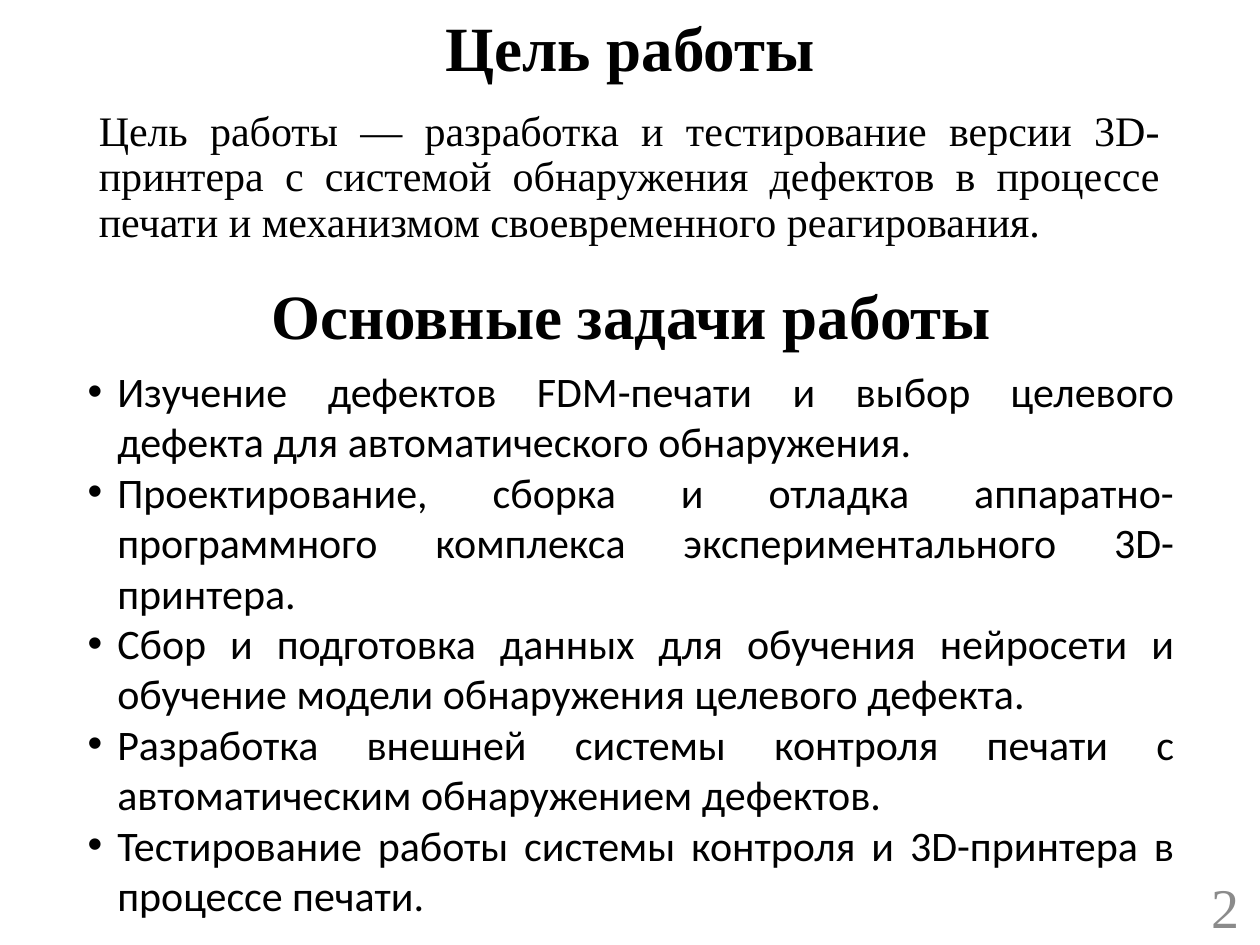
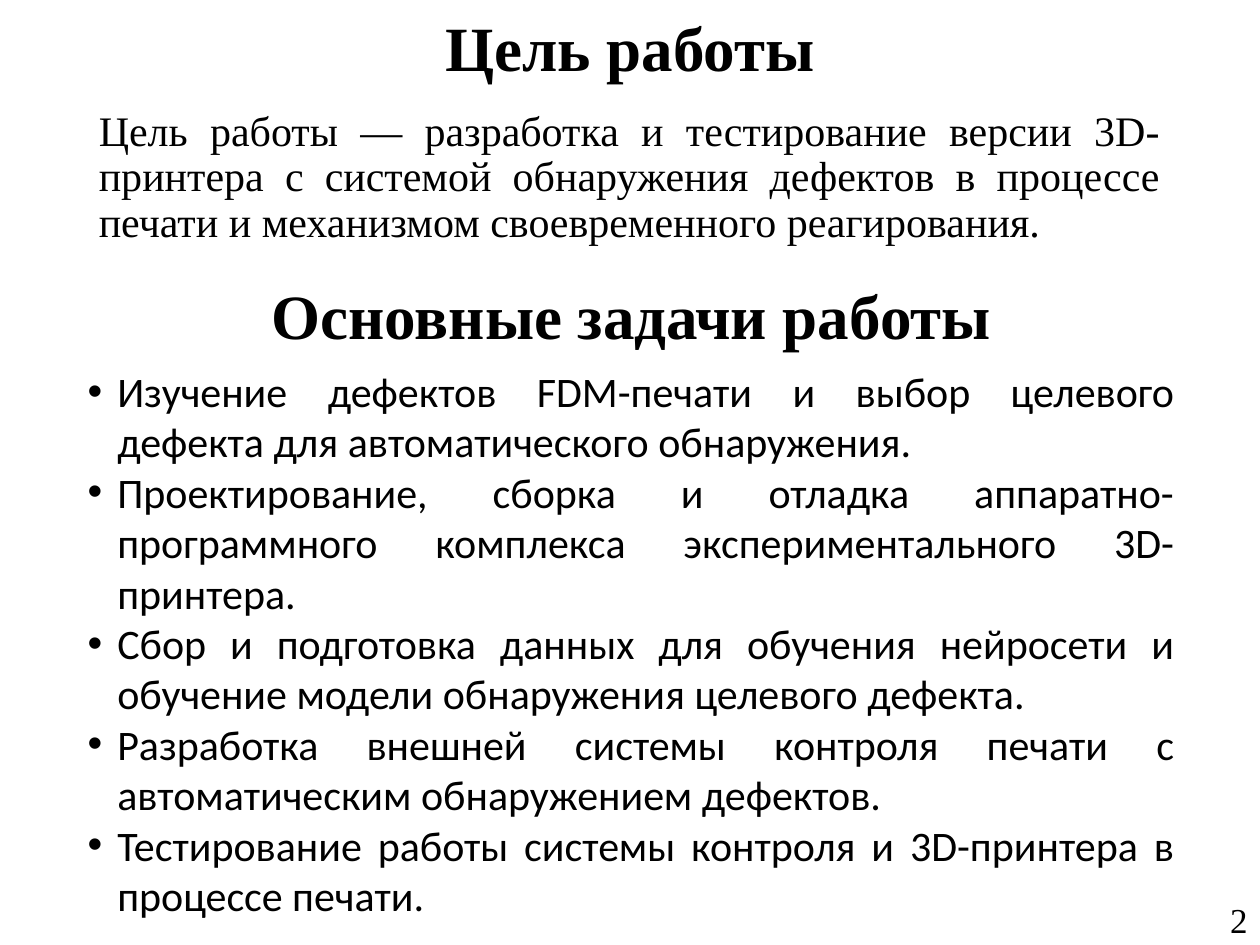
Before and after one commit to Yawllen/Nir2, a slide deck: slide 2 of presentation/NIR2_slide01_v2.pptx. Drawn at 1260x945 pixels with LibreOffice and Linux fonts; fonts in the diff are those of the drawing. Boxes give left, top, right and bottom in pixels: in the first picture for what was removed or moved away, otherwise in the second. Text is boxed around its words. In the diff, an @@ line names an element or a change of style, - is before the commit and + after.

```diff
--- a/presentation/NIR2_slide01_v2.pptx
+++ b/presentation/NIR2_slide01_v2.pptx
@@ page number moved from (x1=1211, y1=891, x2=1239, y2=928) to (x1=1230, y1=909, x2=1248, y2=933) @@
@@ page number at (x1=1230, y1=909, x2=1248, y2=933): size 32 to 20 pt, text colour #8C8C8C to #000000 @@
```
Also in this commit, not shown: 1 slide added.
